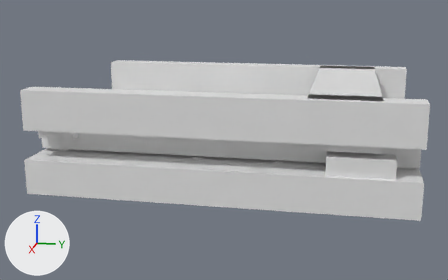
Before and after pictures for a commit that changed the glTF model assets/source/infrastructure/directorate/conveyors/models/io_in/idle_no_input_lod0.glb.
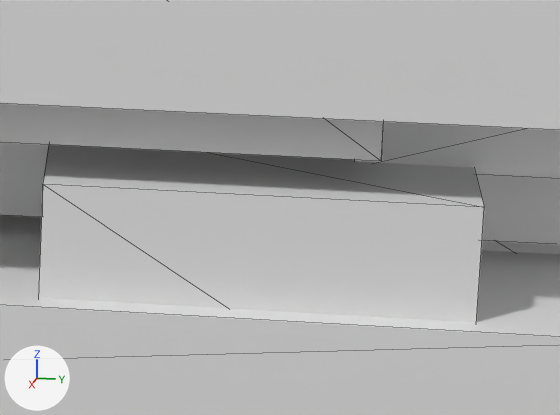
There are two pictures of each version: one whole from a camera (50 mm lens) standing at (0.3955, 0.0703, 0.4065) and looking at (0.0043, -0.0079, 0.3087), one close up on the part from 71% to 91% of the width and 46% to 70% of the height. Lighting does not change. The marker at lower left points along +X, +Y and +Z. The first two pictures are the older version. The close-ups show mesh edges as thin lines. Vertices at exactly the same position are counted once.

In view in the first close-up: 'idle_no_input_lod0'.
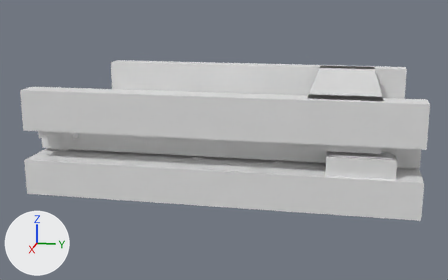
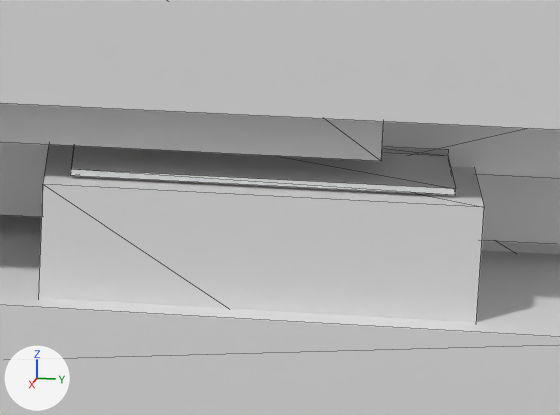
Where the change shows, as pixel boxes (x1, y1, x2, y2) in the close-ups (560 x 415 px):
```json
{"part": 1, "of": "me_idle_no_input_lod0", "change": "added", "after": [70, 146, 456, 195]}
{"part": 2, "of": "me_idle_no_input_lod0", "change": "added", "after": [382, 147, 448, 156], "on screen": "mostly hidden"}
```

The change, as JSON lines over the scene's bpy script:
```json
{"block": "me_idle_no_input_lod0", "where": "# used by ob_idle_no_input_lod0; location = (0.0, 0.0, 0.0)"}
{"op": "remove", "block": "me_idle_no_input_lod0", "code": "me_idle_no_input_lod0.from_pydata(...)  # 260 vertices, 436 faces; spans x -0.078..0.078, y -0.111..0.111, z 0.289..0.35"}
{"op": "add", "block": "me_idle_no_input_lod0", "code": "me_idle_no_input_lod0.from_pydata(...)  # 276 vertices, 460 faces; spans x -0.078..0.078, y -0.111..0.111, z 0.289..0.35"}
{"block": "me_idle_no_input_lod0", "change": "me_idle_no_input_lod0 part 1: a new loose piece, a box spanning x 0.05556..0.07278, y 0.06333..0.095, z 0.31972..0.32028"}
{"block": "me_idle_no_input_lod0", "change": "me_idle_no_input_lod0 part 2: a new loose piece, a box spanning x 0.05556..0.06222, y 0.08667..0.095, z 0.32033..0.32089"}
```
